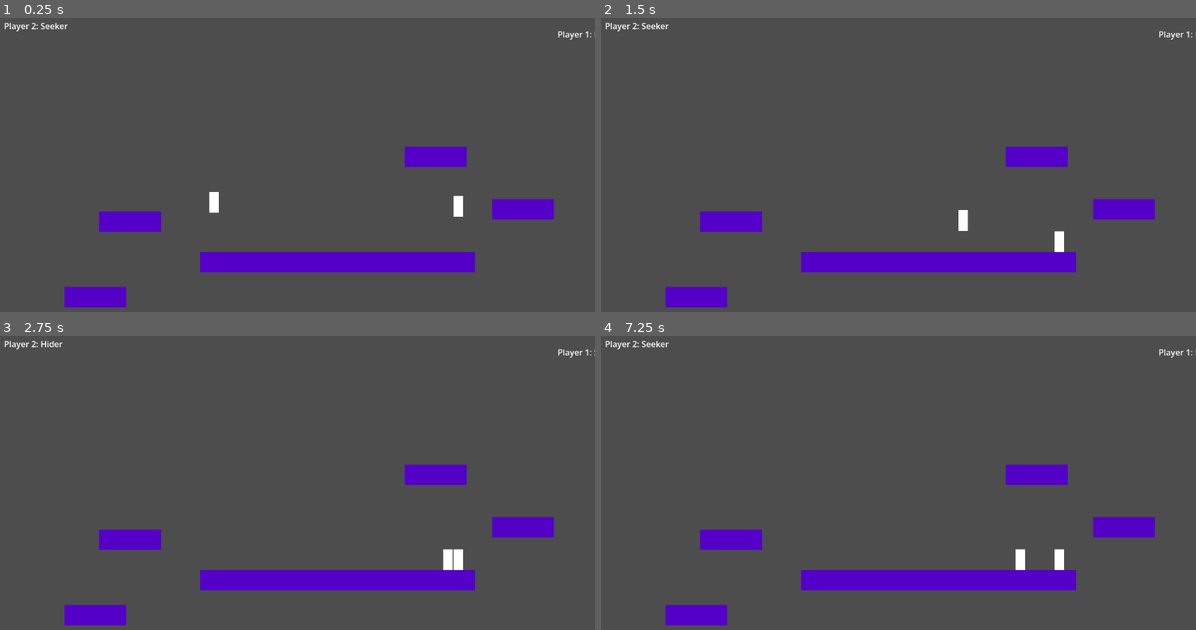
Above: before the commit, frames 1-4 (two rows, left to right).
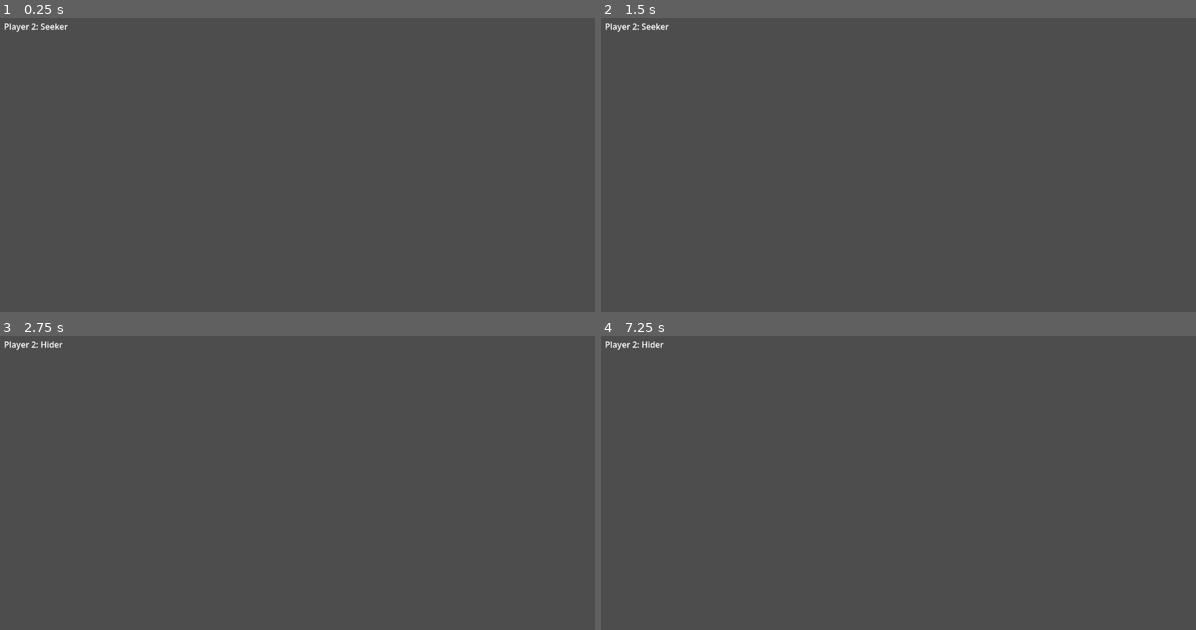
Above: after the commit, the same moments.

Repository: jatinsacodes/Hide-Tag
Game: Godot game, scene res://scenes/main.tscn
The game is run twice, just before and just after one commit, with the same random seed, the same clock (stepped at 60 frames per second) and the same inputs.
Inputs:
- Up to frame 1 (0.25 s): no input
- Up to frame 2 (1.5 s): hold D from 0.53 s (still down); tap W at 0.77 s
- Up to frame 3 (2.75 s): tap W at 1.52 s; release D at 2.03 s; hold A from 2.03 s (still down)
- Up to frame 4 (7.25 s): tap Enter at 2.75, 4.25, 5.75 s; release A at 2.78 s; hold D 2.78-4.28 s; tap W at 3.02, 3.77, 4.52, 6.02, 6.77 s; tap Space at 3.5, 5, 6.5 s; hold A 4.28-5.03 s; hold D 5.03-5.78 s; hold A from 5.78 s (still down)

The runs differ from the first frame. In frame 1, 6.5% of the frame differs, in the area x 0-100%, y 1-99%; in frame 2, 6.5%; in frame 3, 6.5%; in frame 4, 6.6%.

Commit message:
The size of the map has increased
Now there are also world borders, so the players can't fall out of the map.

Diff:
--- a/hide-&-tag/scenes/main.tscn
+++ b/hide-&-tag/scenes/main.tscn
@@ -9,84 +9,112 @@
 [sub_resource type="RectangleShape2D" id="RectangleShape2D_0wfyh"]
 size = Vector2(117, 38)
 
+[sub_resource type="RectangleShape2D" id="RectangleShape2D_sugp2"]
+size = Vector2(1907, 38.5)
+
+[sub_resource type="RectangleShape2D" id="RectangleShape2D_jyhfs"]
+size = Vector2(1908.5, 41.5)
+
+[sub_resource type="RectangleShape2D" id="RectangleShape2D_tbgi4"]
+size = Vector2(37.5, 978)
+
+[sub_resource type="RectangleShape2D" id="RectangleShape2D_tefeu"]
+size = Vector2(49.5, 978)
+
 [node name="Node2D" type="Node2D" unique_id=1806898806]
 
 [node name="CharacterBody2D" type="CharacterBody2D" parent="." unique_id=452463170]
 
 [node name="CollisionShape2D" type="CollisionShape2D" parent="CharacterBody2D" unique_id=1738601455]
-position = Vector2(656.5, 483.5)
+position = Vector2(956.5, 913.5)
 shape = SubResource("RectangleShape2D_sgp6g")
 
 [node name="ColorRect" type="ColorRect" parent="CharacterBody2D" unique_id=1629388739]
-offset_left = 392.0
-offset_top = 465.0
-offset_right = 921.0
-offset_bottom = 504.0
+offset_left = 692.0
+offset_top = 895.0
+offset_right = 1221.0
+offset_bottom = 934.0
 color = Color(0.32941177, 0, 0.7882353, 1)
 
 [node name="CollisionShape2D2" type="CollisionShape2D" parent="CharacterBody2D" unique_id=184315276]
-position = Vector2(190.5, 551)
+position = Vector2(454.5, 820)
 shape = SubResource("RectangleShape2D_0wfyh")
 
 [node name="ColorRect2" type="ColorRect" parent="CharacterBody2D" unique_id=469586423]
-offset_left = 131.0
-offset_top = 532.0
-offset_right = 250.0
-offset_bottom = 571.0
+offset_left = 395.0
+offset_top = 801.0
+offset_right = 514.0
+offset_bottom = 840.0
 color = Color(0.32941177, 0, 0.7882353, 1)
 
 [node name="CollisionShape2D3" type="CollisionShape2D" parent="CharacterBody2D" unique_id=810706415]
-position = Vector2(257.5, 406)
+position = Vector2(608.5, 858)
 shape = SubResource("RectangleShape2D_0wfyh")
 
 [node name="ColorRect3" type="ColorRect" parent="CharacterBody2D" unique_id=733955816]
-offset_left = 198.0
-offset_top = 387.0
-offset_right = 317.0
-offset_bottom = 426.0
+offset_left = 549.0
+offset_top = 839.0
+offset_right = 668.0
+offset_bottom = 878.0
 color = Color(0.32941177, 0, 0.7882353, 1)
 
 [node name="CollisionShape2D4" type="CollisionShape2D" parent="CharacterBody2D" unique_id=1972450111]
-position = Vector2(1013.5, 382)
+position = Vector2(1278.5, 846)
 shape = SubResource("RectangleShape2D_0wfyh")
 
 [node name="ColorRect4" type="ColorRect" parent="CharacterBody2D" unique_id=2036767655]
-offset_left = 954.0
-offset_top = 363.0
-offset_right = 1073.0
-offset_bottom = 402.0
+offset_left = 1219.0
+offset_top = 827.0
+offset_right = 1338.0
+offset_bottom = 866.0
 color = Color(0.32941177, 0, 0.7882353, 1)
 
 [node name="CollisionShape2D5" type="CollisionShape2D" parent="CharacterBody2D" unique_id=565564005]
-position = Vector2(845.5, 281)
+position = Vector2(1410.5, 756)
 shape = SubResource("RectangleShape2D_0wfyh")
 
 [node name="ColorRect5" type="ColorRect" parent="CharacterBody2D" unique_id=1632304634]
-offset_left = 786.0
-offset_top = 262.0
-offset_right = 905.0
-offset_bottom = 301.0
+offset_left = 1351.0
+offset_top = 737.0
+offset_right = 1470.0
+offset_bottom = 776.0
 color = Color(0.32941177, 0, 0.7882353, 1)
 
+[node name="World Border" type="CollisionShape2D" parent="CharacterBody2D" unique_id=1684458578]
+position = Vector2(954.5, 958.75)
+shape = SubResource("RectangleShape2D_sugp2")
+
+[node name="World Border 2" type="CollisionShape2D" parent="CharacterBody2D" unique_id=1157825243]
+position = Vector2(953.75, 21.25)
+shape = SubResource("RectangleShape2D_jyhfs")
+
+[node name="World Border 3" type="CollisionShape2D" parent="CharacterBody2D" unique_id=1054416857]
+position = Vector2(-16.75, 489)
+shape = SubResource("RectangleShape2D_tbgi4")
+
+[node name="CollisionShape2D6" type="CollisionShape2D" parent="CharacterBody2D" unique_id=397841543]
+position = Vector2(1931, 489)
+shape = SubResource("RectangleShape2D_tefeu")
+
 [node name="CharacterBody2D2" parent="." unique_id=1091058034 node_paths=PackedStringArray("player_two", "label_p1", "label_p2") instance=ExtResource("1_o5qli")]
-position = Vector2(419, 340)
+position = Vector2(884, 857)
 player_two = NodePath("../CharacterBody2D3")
 label_p1 = NodePath("../CanvasLayer/Player One Role")
 label_p2 = NodePath("../CanvasLayer/Player Two Role")
 
 [node name="CharacterBody2D3" parent="." unique_id=217290888 instance=ExtResource("2_0wfyh")]
-position = Vector2(889, 348)
+position = Vector2(1092, 855)
 
 [node name="CanvasLayer" type="CanvasLayer" parent="." unique_id=113875072]
 
 [node name="Player One Role" type="Label" parent="CanvasLayer" unique_id=1138428247]
-offset_left = 1080.0
-offset_top = 34.0
-offset_right = 1120.0
-offset_bottom = 57.0
+offset_left = 1770.0
+offset_top = 19.0
+offset_right = 1810.0
+offset_bottom = 42.0
 
 [node name="Player Two Role" type="Label" parent="CanvasLayer" unique_id=434579725]
 offset_left = 15.0
-offset_top = 18.0
+offset_top = 19.0
 offset_right = 55.0
-offset_bottom = 41.0
+offset_bottom = 42.0
